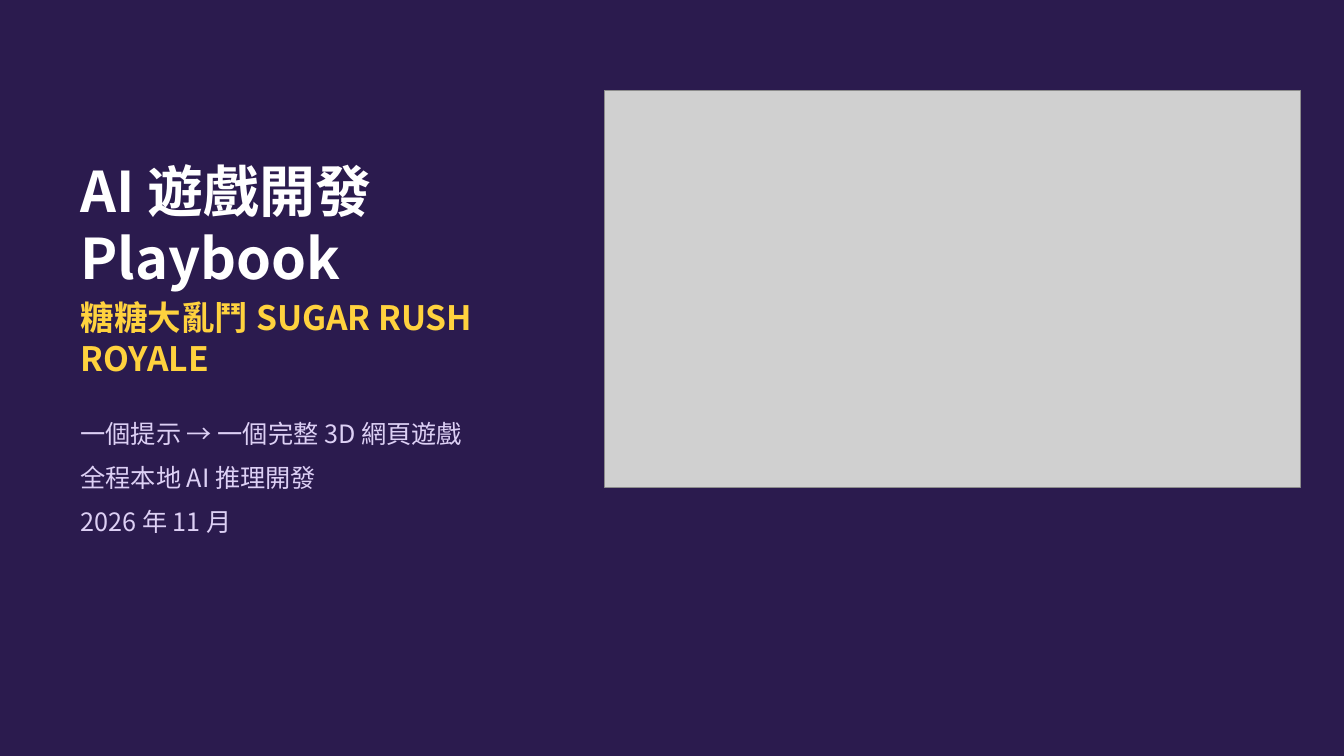
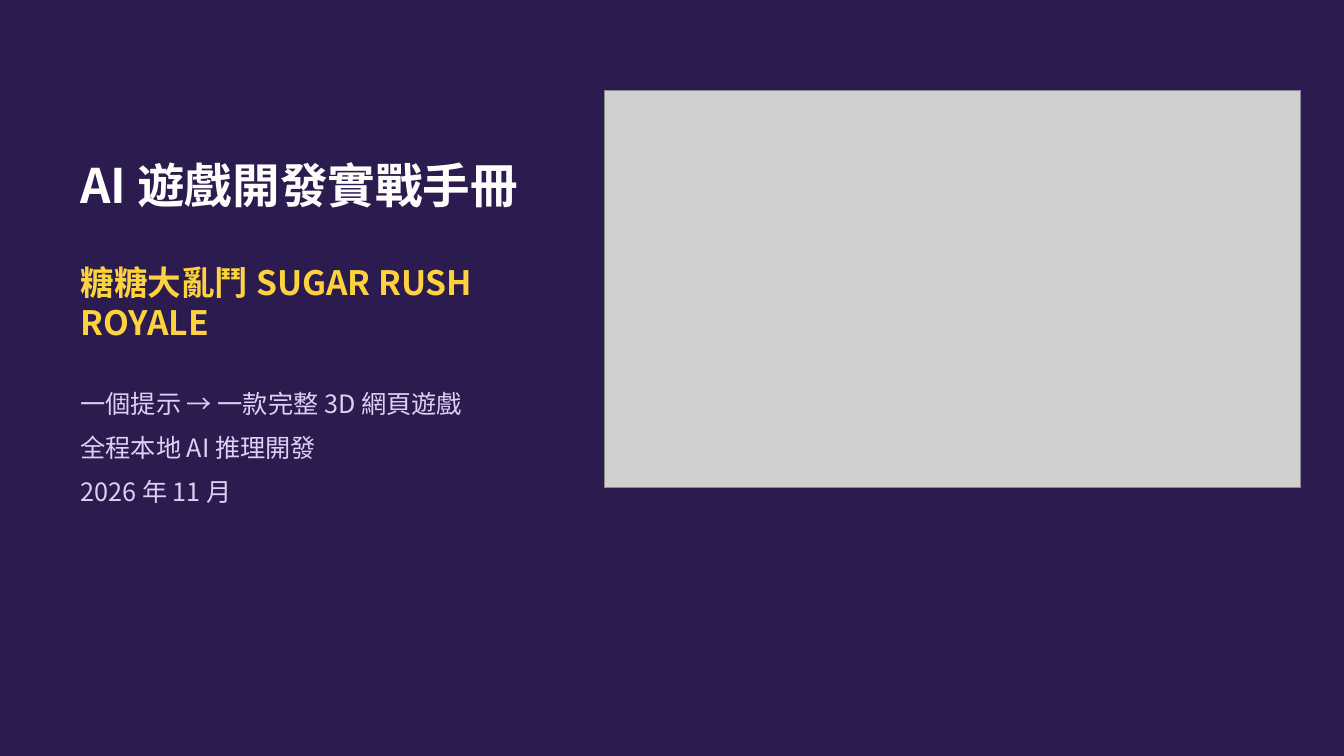
Before and after one commit to chengkaho98-svg/Mini3Dgame, a slide deck: slide 1 of 糖糖大亂鬥_AI開發Playbook.pptx. Drawn at 1344x756 pixels with LibreOffice and Linux fonts; fonts in the diff are those of the drawing; grey boxes stand for pictures. Boxes give left, top, right and bottom in pixels: in the first picture for what was removed or moved away, otherwise in the second. Text is boxed around its words. In the diff, an @@ line names an element or a change of style, - is before the commit and + after.

Commit message:
Playbook bilingual: written-Chinese rewrite + English edition (14 slides each, visual gate PASS)

```diff
--- a/糖糖大亂鬥_AI開發Playbook.pptx
+++ b/糖糖大亂鬥_AI開發Playbook.pptx
@@ text at box(80, 162, 517, 208): text changed; size 40 to 34 pt @@
-AI 遊戲開發 Playbook
+AI 遊戲開發實戰手冊
@@ text "糖糖大亂鬥 SUGAR RUSH ROYALE": place and size @@
-text "糖糖大亂鬥 SUGAR RUSH ROYALE" at box(80, 301, 472, 372)
+text "糖糖大亂鬥 SUGAR RUSH ROYALE" at box(80, 266, 472, 336)
@@ text "一個提示 → 一款完整 3D 網頁遊戲": place and size @@
-text "一個提示 → 一款完整 3D 網頁遊戲" at box(80, 422, 462, 533)
+text "一個提示 → 一款完整 3D 網頁遊戲" at box(80, 392, 462, 503)
@@ text at box(80, 392, 462, 415): text changed @@
-一個提示 → 一個完整 3D 網頁遊戲
+一個提示 → 一款完整 3D 網頁遊戲
```
Also in this commit, not shown: 13 other slides changed, 32 other files.
